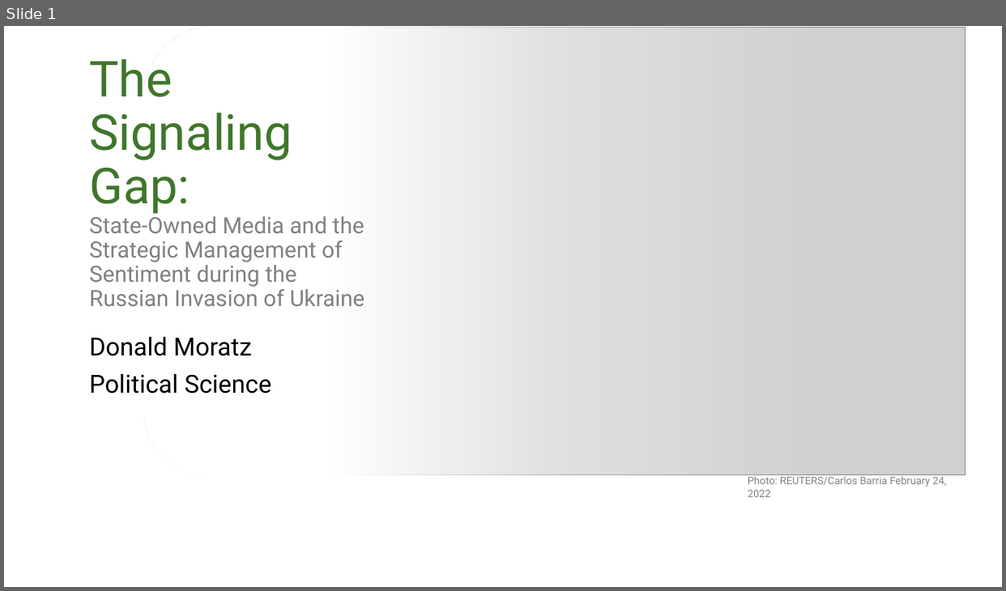
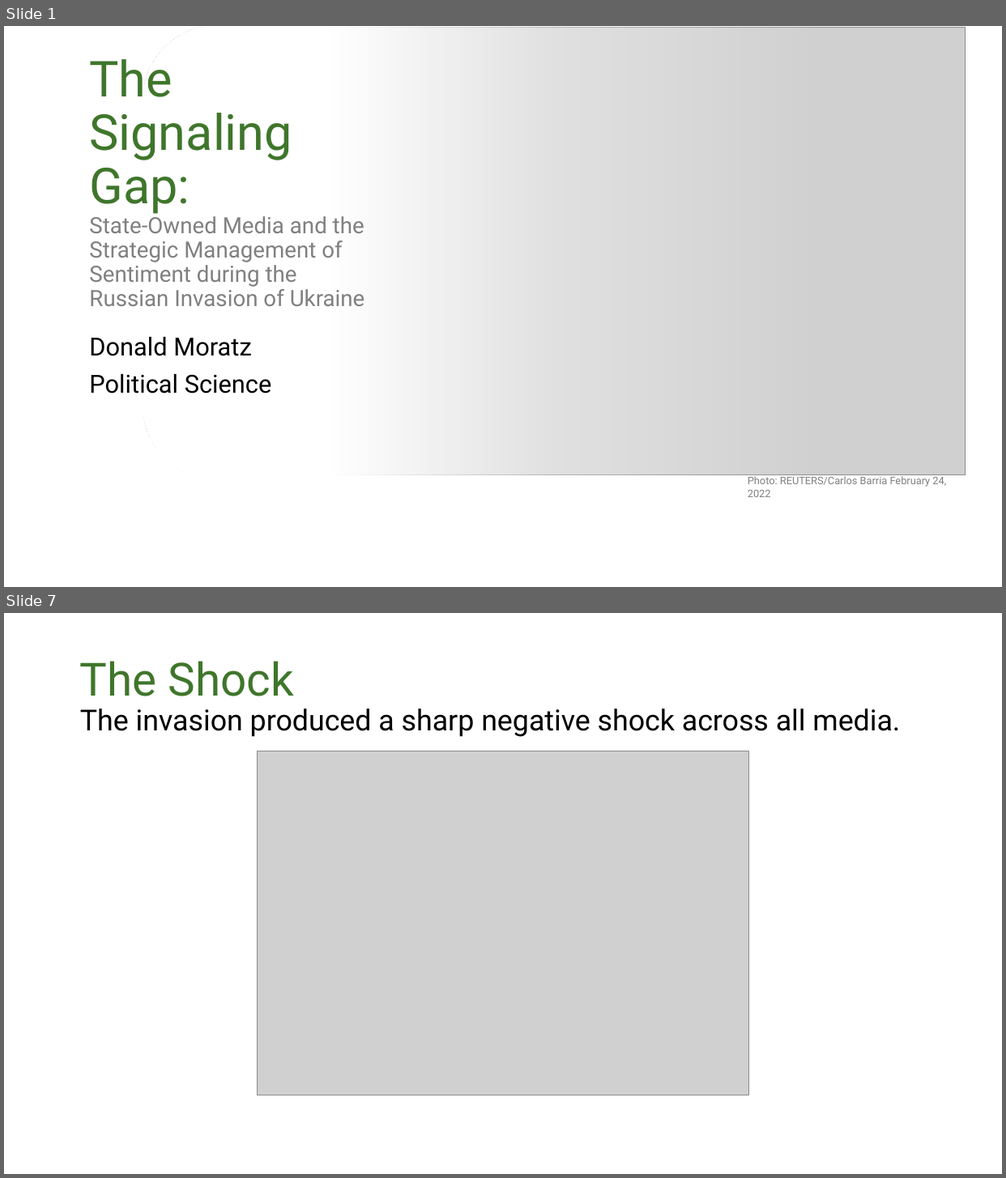
Before and after one commit to dmoratz/russia_sentiment_paper, a slide deck: writing/presentations/moratz_pgt.pptx. Shown one above the other, each under a label of ours: slide 1 before the commit, slides 1 and 7 after it; the slides between them are not shown. The pictures are 1006x591 and 1006x1178 pixels, drawn with LibreOffice and Linux fonts; fonts in the diff are those of the drawing; grey boxes stand for pictures; background and template pictures are left out. Boxes give left, top, right and bottom in pixels: in the first picture for what was removed or moved away, otherwise in the second. Text is boxed around its words. In the diff, an @@ line names an element or a change of style, - is before the commit and + after.

Commit message:
Updates to slides, adding presentation figures to scripts

```diff
--- a/writing/presentations/moratz_pgt.pptx
+++ b/writing/presentations/moratz_pgt.pptx
@@ slide 7 added at box(4, 613, 1002, 1174), background picture (left out) @@
@@ title added at box(80, 661, 900, 737), 27.9 pt, text #000000 @@
+The Shock
+The invasion produced a sharp negative shock across all media.
@@ picture added at box(257, 752, 749, 1096) @@
```
Also in this commit, not shown: 2 slides changed, 8 other slides added, 8 other files.
